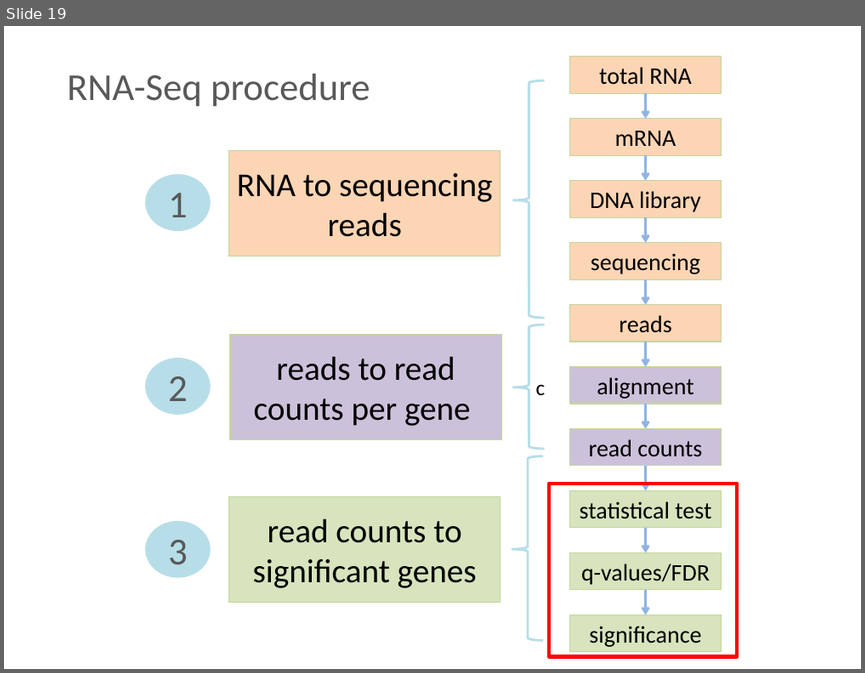
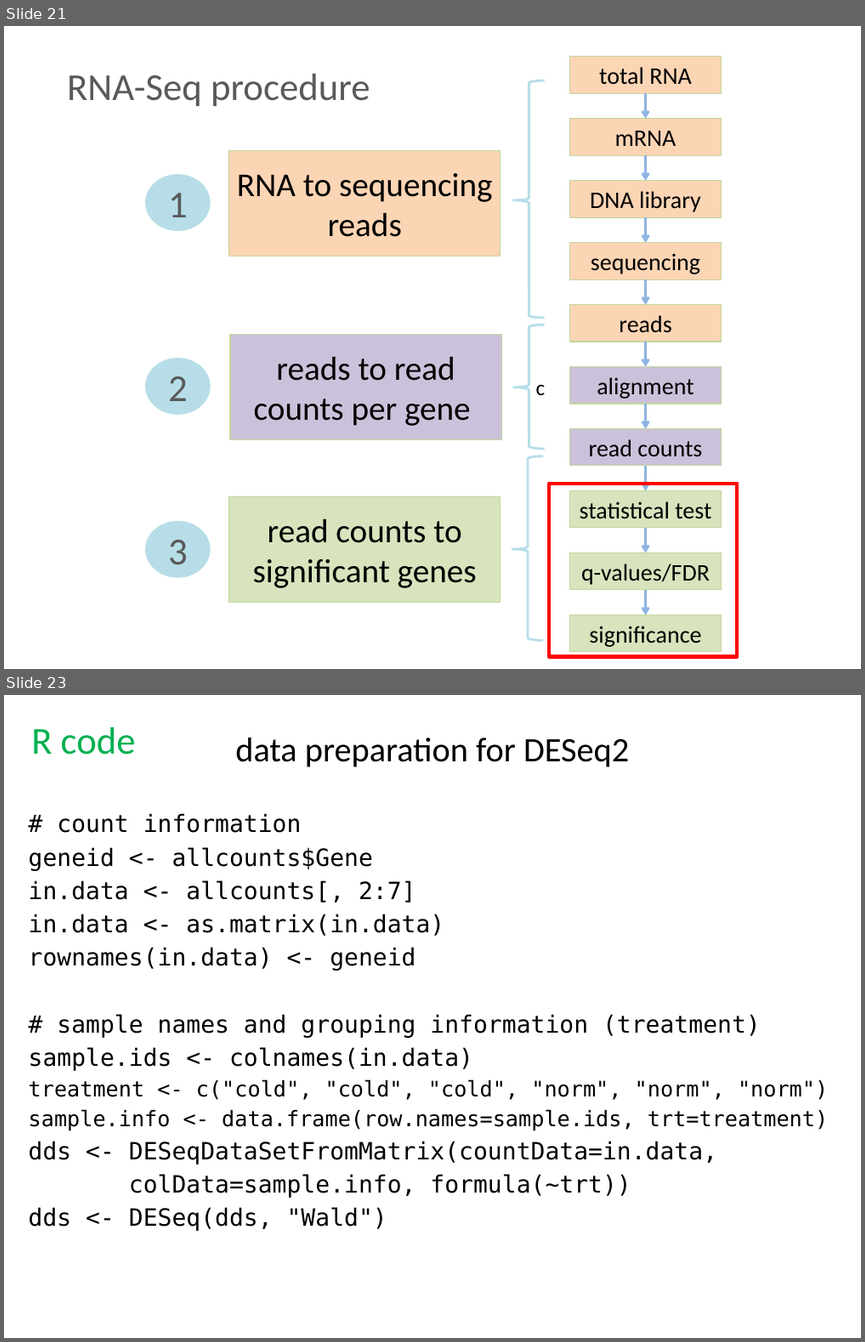
Before and after one commit to liu3zhenlab/teaching, a slide deck: PLPTH813Bioinformatis/2021/inclassProjects/lecture02_in-class-project/RNA-Seq/in-class.project_DE.pptx. Shown one above the other, each under a label of ours: slide 19 before the commit, slides 21 and 23 after it; the slides between them are not shown. The pictures are 865x673 and 865x1342 pixels, drawn with LibreOffice and Linux fonts; fonts in the diff are those of the drawing. Boxes give left, top, right and bottom in pixels: in the first picture for what was removed or moved away, otherwise in the second. Text is boxed around its words. In the diff, an @@ line names an element or a change of style, - is before the commit and + after.

```diff
--- a/PLPTH813Bioinformatis/2021/inclassProjects/lecture02_in-class-project/RNA-Seq/in-class.project_DE.pptx
+++ b/PLPTH813Bioinformatis/2021/inclassProjects/lecture02_in-class-project/RNA-Seq/in-class.project_DE.pptx
@@ slide 23 added at (4, 695, 861, 1338), background #FFFFFF @@
@@ text added at (31, 727, 136, 755), 32 pt, text #00B050 @@
+R code
@@ title added at (235, 737, 629, 767), 28.8 pt, text #000000 @@
+data preparation for DESeq2
@@ text added at (29, 813, 828, 1231), 20 pt, text #000000 @@
+# count information
+geneid <- allcounts$Gene
+in.data <- allcounts[, 2:7]
+in.data <- as.matrix(in.data)
+rownames(in.data) <- geneid
+# sample names and grouping information (treatment)
+sample.ids <- colnames(in.data)
+treatment <- c("cold", "cold", "cold", "norm", "norm", "norm")
+sample.info <- data.frame(row.names=sample.ids, trt=treatment)
+dds <- DESeqDataSetFromMatrix(countData=in.data,
+colData=sample.info, formula(~trt))
+dds <- DESeq(dds, "Wald")
@@ what was slide 19 is now slide 21 @@
```
Also in this commit, not shown: 15 slides changed, 3 other slides added, 2 slides removed, 19 other files.
